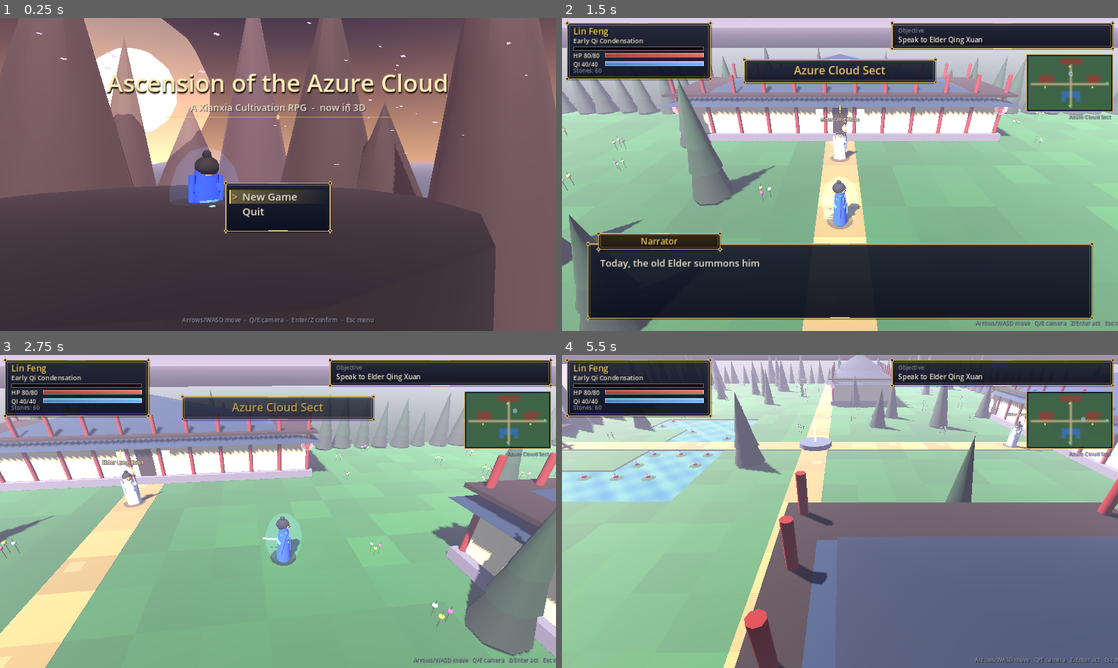
Above: before the commit, frames 1-4 (two rows, left to right).
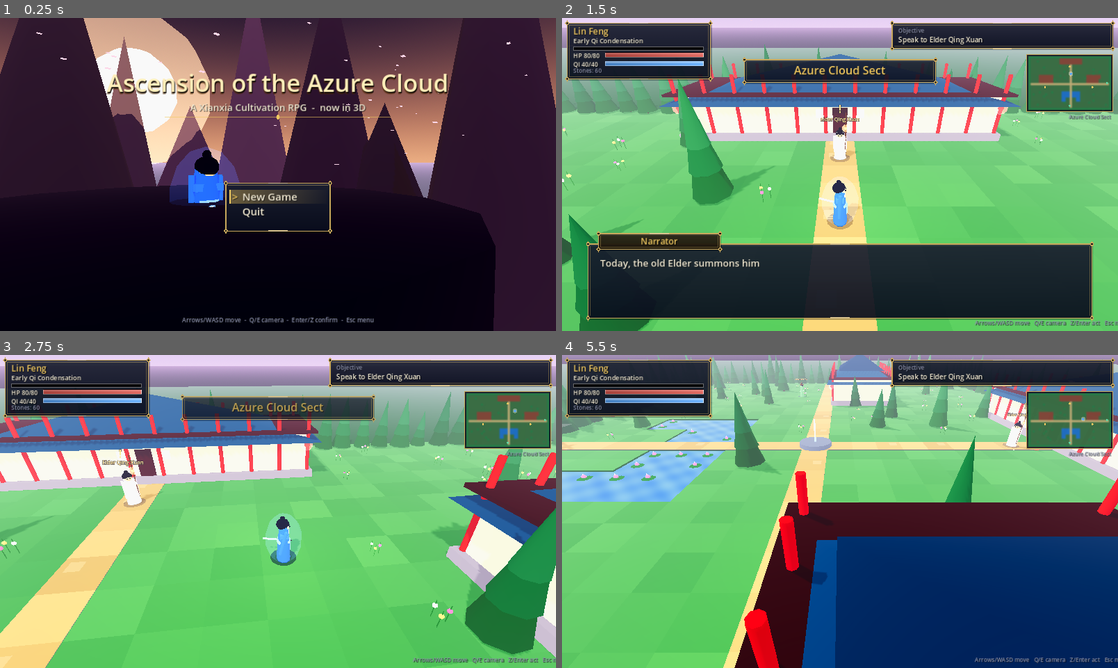
Above: after the commit, the same moments.

Repository: jgyy/timegox
Game: Godot game, scene res://scenes/main.tscn
Same seed, same stepped clock (60 frames per second), same inputs: the game is played once before the commit and once after it.
Inputs (mouse positions are in pixels of both pictures, inside the frame that each line leads up to):
- Up to frame 1 (0.25 s): no input
- Up to frame 2 (1.5 s): tap Enter at 0.5, 0.6 s; move the mouse to (962, 158) at 0.52 s; hold Right 0.53-1.25 s; click (962, 158) at 0.67 s; tap Space at 0.77 s; drag from (728, 190) to (812, 237) at 1.27 s
- Up to frame 3 (2.75 s): tap Space at 2 s; move the mouse to (333, 442) at 2.02 s; hold Right from 2.03 s (still down); tap Z at 2.1 s
- Up to frame 4 (5.5 s): release Right at 2.75 s; drag from (812, 574) to (673, 464) at 2.77 s; move the mouse to (1006, 558) at 3.52 s; hold Left 3.53-4.25 s; tap Q at 3.6 s; tap Space at 3.77 s; drag from (673, 464) to (756, 433) at 4.27 s; move the mouse to (867, 511) at 5.02 s; hold Down from 5.03 s (still down); tap Enter at 5.1 s; click (867, 511) at 5.17 s

The runs differ from the first frame. In frame 1, 84% of the frame differs, in the area x 0-100%, y 0-100%; in frame 2, 54%; in frame 3, 74%; in frame 4, 86%.

Commit message:
Gacha-anime colour grade: cel-shaded toon material with rim light, pastel palette, vivid skies
Co-Authored-By: Claude Sonnet 5.5 <noreply@anthropic.com>
Claude-Session: https://claude.ai/code/session_0184hpz2rn1oqfwE3dD4FWmD

Diff:
--- a/scripts/look.gd
+++ b/scripts/look.gd
@@ -41,8 +41,34 @@
 	"echo": Color("9ae8ff"), "relic": Color("d8e0f0"), "sand": Color("ffd060"), "rune": Color("ffb0f0"),
 }
 
+static var _anime := {}
+
+## Gacha-anime grade: lift every colour into a bright, clean, saturated pastel range.
+static func _pop(c: Color, s_min: float, s_max: float, v_min: float, v_max: float, s_mul: float = 1.15) -> Color:
+	var h := c.h
+	var sat := clampf(c.s * s_mul + 0.04, s_min, s_max)
+	var val := clampf(c.v * 1.08 + 0.04, v_min, v_max)
+	return Color.from_hsv(h, sat, val, c.a)
+
 static func theme(name: String) -> Dictionary:
-	return THEMES.get(name, THEMES.bamboo)
+	if _anime.has(name):
+		return _anime[name]
+	var th: Dictionary = THEMES.get(name, THEMES.bamboo).duplicate()
+	for k in ["g1", "g2"]:
+		th[k] = _pop(th[k], 0.3, 0.52, 0.48, 0.66)
+	th["path"] = _pop(th.path, 0.2, 0.5, 0.6, 0.82)
+	th["wall"] = _pop(th.wall, 0.4, 0.8, 0.4, 0.78, 1.3)
+	th["water"] = _pop(th.water, 0.5, 0.85, 0.5, 0.85, 1.2)
+	th["sky_top"] = _pop(th.sky_top, 0.5, 0.85, 0.45, 0.85, 1.25)
+	th["sky_hor"] = _pop(th.sky_hor, 0.25, 0.6, 0.78, 0.95, 1.0)
+	th["fog"] = th.sky_hor.lerp(th.g2, 0.25)
+	th["fog_d"] = th.fog_d * 0.7
+	th["amb"] = th.amb.lerp(Color(0.85, 0.9, 1.0), 0.35)
+	th["amb_e"] = clampf(th.amb_e, 0.5, 0.62)
+	th["sun"] = th.sun.lerp(Color(1.0, 0.93, 0.82), 0.4)
+	th["sun_e"] = clampf(th.sun_e, 0.8, 0.9)
+	_anime[name] = th
+	return th
 
 ## Build an Environment for a theme (sky, fog, ambient light).
 static func environment(name: String, fog_scale: float = 1.0) -> Environment:
@@ -65,8 +91,12 @@
 	env.fog_enabled = true
 	env.fog_light_color = th.fog
 	env.fog_density = th.fog_d * fog_scale
-	env.tonemap_mode = Environment.TONE_MAPPER_FILMIC
+	env.tonemap_mode = Environment.TONE_MAPPER_ACES
 	env.tonemap_exposure = 1.0
+	env.adjustment_enabled = true
+	env.adjustment_saturation = 1.1
+	env.adjustment_contrast = 1.06
+	env.adjustment_brightness = 0.95
 	return env
 
 static func sun(name: String, shadows: bool = true) -> DirectionalLight3D:
--- a/scripts/mb.gd
+++ b/scripts/mb.gd
@@ -9,7 +9,23 @@
 var idx := PackedInt32Array()
 
 static var _protos := {}
-static var _mat_vc: StandardMaterial3D = null
+static var _mat_vc: ShaderMaterial = null
+## cel-shaded vertex-colour material: stepped diffuse, soft rim light, gentle colour lift
+const TOON := """
+shader_type spatial;
+render_mode diffuse_toon, specular_disabled;
+uniform vec3 rim_col : source_color = vec3(1.0, 0.92, 0.85);
+void fragment() {
+	vec3 c = COLOR.rgb;
+	float l = dot(c, vec3(0.299, 0.587, 0.114));
+	c = mix(vec3(l), c, 1.08);
+	ALBEDO = c * 0.88;
+	ROUGHNESS = 1.0;
+	RIM = 0.55;
+	RIM_TINT = 0.5;
+}
+"""
+
 static var _mat_glow: StandardMaterial3D = null
 static var _mat_glass: StandardMaterial3D = null
 
@@ -174,13 +190,12 @@
 	return mesh
 
 # ---------------------------------------------------------------- materials
-static func mat_vc() -> StandardMaterial3D:
+static func mat_vc() -> Material:
 	if _mat_vc == null:
-		_mat_vc = StandardMaterial3D.new()
-		_mat_vc.vertex_color_use_as_albedo = true
-		_mat_vc.roughness = 0.85
-		_mat_vc.metallic = 0.0
-		_mat_vc.cull_mode = BaseMaterial3D.CULL_BACK
+		_mat_vc = ShaderMaterial.new()
+		var sh := Shader.new()
+		sh.code = TOON
+		_mat_vc.shader = sh
 	return _mat_vc
 
 ## unshaded additive-looking glow (colour alpha controls intensity)
Binary file changed: docs/screenshots/01_title.png
Binary file changed: docs/screenshots/02_dialogue.png
Binary file changed: docs/screenshots/battle_bamboo.png
Binary file changed: docs/screenshots/battle_boss_ash_phoenix.png
Binary file changed: docs/screenshots/battle_boss_azure_qilin.png
Binary file changed: docs/screenshots/battle_boss_bamboo_spirit.png
Binary file changed: docs/screenshots/battle_boss_blood_hound.png
Binary file changed: docs/screenshots/battle_boss_bog_colossus.png
Binary file changed: docs/screenshots/battle_boss_bone_wyrm.png
Binary file changed: docs/screenshots/battle_boss_chaos_serpent.png
Binary file changed: docs/screenshots/battle_boss_cinder_behemoth.png
Binary file changed: docs/screenshots/battle_boss_crab_general.png
(and 67 more such lines)
